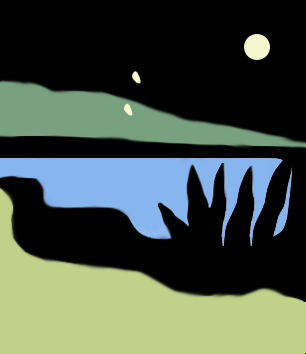
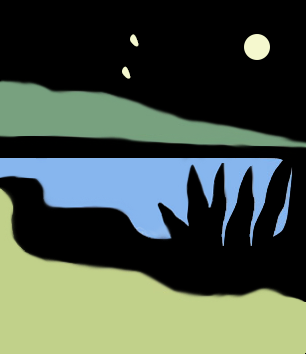
Before/after of a 306px x 354px layered artwork. What changed in the layer stack:
painted on ":" over [122, 34, 141, 116]
